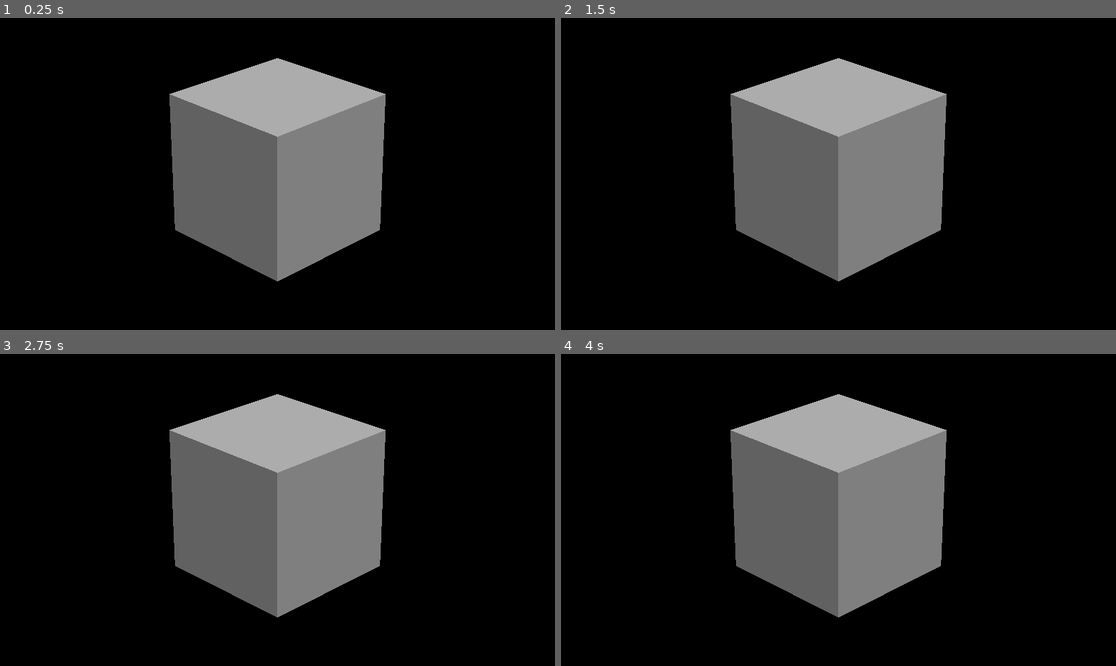
Above: before the commit, frames 1-4 (two rows, left to right).
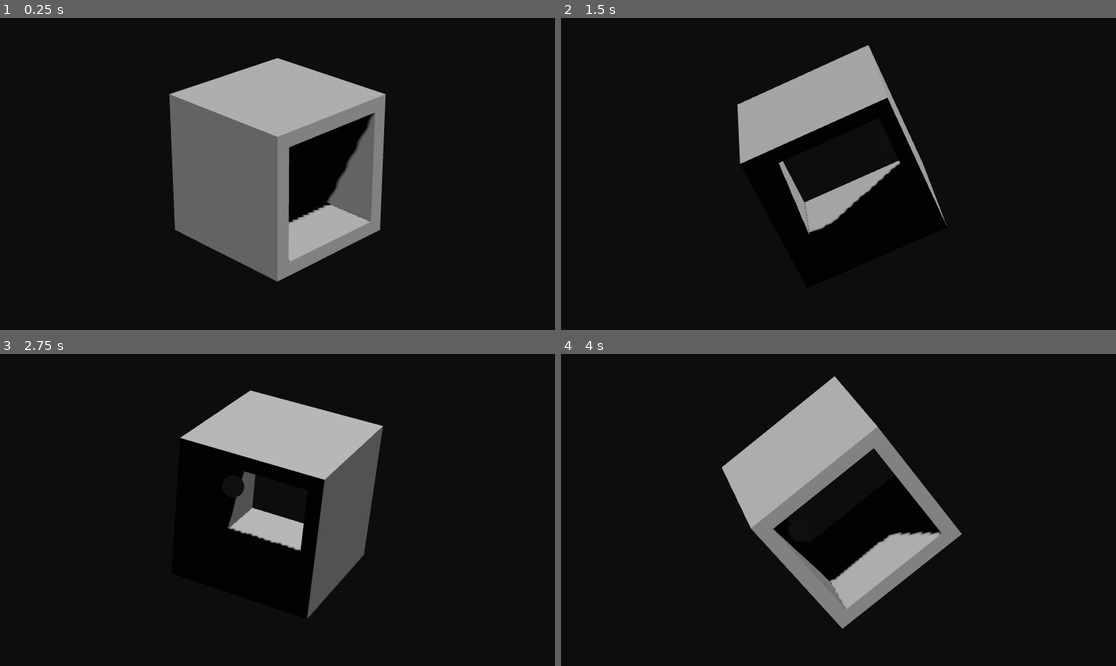
Above: after the commit, the same moments.

Repository: TheNickOfTime/design-challenge-nov
Game: Godot game, scene res://Scenes/puzzle_box_test.tscn
The game is run twice, just before and just after one commit, with the same random seed, the same clock (stepped at 60 frames per second) and the same inputs.
Inputs (mouse positions are in pixels of both pictures, inside the frame that each line leads up to):
- Up to frame 1 (0.25 s): no input
- Up to frame 2 (1.5 s): tap Enter at 0.5 s; move the mouse to (960, 158) at 0.52 s; hold D (rotate_cube_right, bound only after the commit) 0.53-1.28 s; hold Up (rotate_cube, bound only after the commit) 0.53-1.28 s; click (960, 158) at 0.67 s; move the mouse to (727, 189) at 1.27 s; hold S (rotate_cube_down, bound only after the commit) from 1.28 s (still down); tap Up (rotate_cube, bound only after the commit) at 1.35 s; click (727, 189) at 1.42 s
- Up to frame 3 (2.75 s): move the mouse to (333, 441) at 2.02 s; release S (rotate_cube_down, bound only after the commit) at 2.03 s; hold D (rotate_cube_right, bound only after the commit) from 2.03 s (still down); hold Up (rotate_cube, bound only after the commit) from 2.03 s (still down); click (333, 441) at 2.17 s
- Up to frame 4 (4 s): move the mouse to (810, 572) at 2.77 s; release D (rotate_cube_right, bound only after the commit) at 2.78 s; release Up (rotate_cube, bound only after the commit) at 2.78 s; hold W (rotate_cube_up, bound only after the commit) 2.78-3.53 s; tap Up (rotate_cube, bound only after the commit) at 2.85 s; click (810, 572) at 2.92 s; move the mouse to (1005, 556) at 3.52 s; hold A (rotate_cube_left, bound only after the commit) from 3.53 s (still down); hold Up (rotate_cube, bound only after the commit) from 3.53 s (still down); click (1005, 556) at 3.67 s

The runs differ from the first frame. In frame 1, 5.6% of the frame differs, in the area x 30-70%, y 12-85%; in frame 2, 19%, in the area x 30-70%, y 8-85%; in frame 3, 17%; in frame 4, 18%.

Commit message:
Changed the camera to rotate around the box, rather than rotate the cube. Also started setting up player physics.

Diff:
--- a/Scenes/puzzle_box_test.tscn
+++ b/Scenes/puzzle_box_test.tscn
@@ -1,6 +1,8 @@
-[gd_scene load_steps=6 format=3 uid="uid://csagjjk6ddfsw"]
+[gd_scene load_steps=12 format=3 uid="uid://w8imssnhdjig"]
 
 [ext_resource type="Script" path="res://Scripts/PuzzleBox.gd" id="1_f23ct"]
+[ext_resource type="Script" path="res://Scripts/PuzzleBoxCamera.gd" id="2_3wgyy"]
+[ext_resource type="Script" path="res://Scripts/PuzzlePlayer.gd" id="2_x8804"]
 
 [sub_resource type="ProceduralSkyMaterial" id="ProceduralSkyMaterial_pxw3g"]
 sky_horizon_color = Color(0.64625, 0.65575, 0.67075, 1)
@@ -11,10 +13,22 @@
 
 [sub_resource type="Environment" id="Environment_iay8a"]
 background_mode = 1
+background_color = Color(0.05, 0.05, 0.05, 1)
 sky = SubResource("Sky_p6hvu")
 tonemap_mode = 2
+sdfgi_enabled = true
 
-[sub_resource type="BoxMesh" id="BoxMesh_jq54r"]
+[sub_resource type="BoxMesh" id="BoxMesh_iw6lo"]
+
+[sub_resource type="BoxShape3D" id="BoxShape3D_a7t2x"]
+
+[sub_resource type="SphereMesh" id="SphereMesh_svwbw"]
+
+[sub_resource type="StandardMaterial3D" id="StandardMaterial3D_pnyq7"]
+metallic_specular = 0.0
+emission = Color(0.05, 0.05, 0.05, 1)
+
+[sub_resource type="SphereShape3D" id="SphereShape3D_rtfrl"]
 
 [node name="puzzle_box_test" type="Node3D"]
 
@@ -26,15 +40,72 @@
 shadow_enabled = true
 
 [node name="PuzzleBox" type="MeshInstance3D" parent="." node_paths=PackedStringArray("camera", "marker")]
-mesh = SubResource("BoxMesh_jq54r")
 skeleton = NodePath("../CameraPivot/Camera3D")
 script = ExtResource("1_f23ct")
 camera = NodePath("../CameraPivot/Camera3D")
 marker = NodePath("")
 
+[node name="Geometry" type="Node3D" parent="PuzzleBox"]
+
+[node name="Area3D" type="StaticBody3D" parent="PuzzleBox/Geometry"]
+transform = Transform3D(1, 0, 0, 0, 0.1, 0, 0, 0, 1, 0, -0.450205, 0)
+
+[node name="MeshInstance3D" type="MeshInstance3D" parent="PuzzleBox/Geometry/Area3D"]
+mesh = SubResource("BoxMesh_iw6lo")
+skeleton = NodePath("../../..")
+
+[node name="CollisionShape3D" type="CollisionShape3D" parent="PuzzleBox/Geometry/Area3D"]
+shape = SubResource("BoxShape3D_a7t2x")
+
+[node name="Area3D2" type="StaticBody3D" parent="PuzzleBox/Geometry"]
+transform = Transform3D(1, 0, 0, 0, 0.1, 0, 0, 0, 1, 0, 0.449515, 0)
+
+[node name="MeshInstance3D" type="MeshInstance3D" parent="PuzzleBox/Geometry/Area3D2"]
+mesh = SubResource("BoxMesh_iw6lo")
+skeleton = NodePath("../../..")
+
+[node name="CollisionShape3D" type="CollisionShape3D" parent="PuzzleBox/Geometry/Area3D2"]
+shape = SubResource("BoxShape3D_a7t2x")
+
+[node name="Area3D3" type="StaticBody3D" parent="PuzzleBox/Geometry"]
+transform = Transform3D(-4.37114e-08, 0.1, 0, -1, -4.37114e-09, 0, 0, 0, 1, -0.44986, -0.000344823, 0)
+
+[node name="MeshInstance3D" type="MeshInstance3D" parent="PuzzleBox/Geometry/Area3D3"]
+mesh = SubResource("BoxMesh_iw6lo")
+skeleton = NodePath("../../..")
+
+[node name="CollisionShape3D" type="CollisionShape3D" parent="PuzzleBox/Geometry/Area3D3"]
+shape = SubResource("BoxShape3D_a7t2x")
+
+[node name="Area3D4" type="StaticBody3D" parent="PuzzleBox/Geometry"]
+transform = Transform3D(-4.37114e-08, 0.1, 0, -1, -4.37114e-09, 0, 0, 0, 1, 0.44986, -0.000344862, 0)
+
+[node name="MeshInstance3D" type="MeshInstance3D" parent="PuzzleBox/Geometry/Area3D4"]
+mesh = SubResource("BoxMesh_iw6lo")
+skeleton = NodePath("../../..")
+
+[node name="CollisionShape3D" type="CollisionShape3D" parent="PuzzleBox/Geometry/Area3D4"]
+shape = SubResource("BoxShape3D_a7t2x")
+
+[node name="Player" type="RigidBody3D" parent="PuzzleBox"]
+lock_rotation = true
+script = ExtResource("2_x8804")
+
+[node name="MeshInstance3D" type="MeshInstance3D" parent="PuzzleBox/Player"]
+transform = Transform3D(0.15, 0, 0, 0, 0.15, 0, 0, 0, 0.15, 0, 0, 0)
+mesh = SubResource("SphereMesh_svwbw")
+surface_material_override/0 = SubResource("StandardMaterial3D_pnyq7")
+
+[node name="CollisionShape3D" type="CollisionShape3D" parent="PuzzleBox/Player"]
+transform = Transform3D(0.15, -4.02849e-05, -1.89129e-05, 4.02848e-05, 0.15, -4.58588e-07, 1.89131e-05, 4.5171e-07, 0.15, 0, 0, 0)
+shape = SubResource("SphereShape3D_rtfrl")
+
 [node name="CameraPivot" type="Node3D" parent="."]
+script = ExtResource("2_3wgyy")
 
 [node name="Camera3D" type="Camera3D" parent="CameraPivot"]
 transform = Transform3D(-0.707107, -0.298836, 0.640857, 0, 0.906308, 0.422618, -0.707107, 0.298836, -0.640857, 5.119, 3.3, -5.119)
 fov = 15.0
 size = 3.0
+
+[connection signal="rotate_event" from="PuzzleBox" to="PuzzleBox/Player" method="_on_puzzle_box_rotate_event"]
--- a/Scripts/PuzzleBox.gd
+++ b/Scripts/PuzzleBox.gd
@@ -1,4 +1,7 @@
 extends MeshInstance3D
+
+#Signals------------------------------------------------------------------------
+signal rotate_event(is_rotating : bool)
 
 #Export variables---------------------------------------------------------------
 @export var camera : Camera3D
@@ -10,69 +13,64 @@
 #Member Variables---------------------------------------------------------------
 var rotate_time : float = 0.75
 var is_rotating : bool = false
-
-var mouse_delta : Vector2
-var pan_speed : float = 0.25
-var pan_direction : int = 1
-var is_panning : bool = false
+var continue_rotating : bool = false
+var next_rot : Transform3D
 
 
 func _ready():
+	var players = get_tree().get_nodes_in_group("Player")
+	for player in players:
+		pass
+
+
+
+func _process(delta):
 	pass
 
 
-func _process(delta):
-	if(is_panning):
-		pan_cube(delta)
+func _input(event):
+
+	if event.is_action_pressed("rotate_cube"):
+
+		var new_rot : Transform3D
+
+		if event.is_action_pressed("rotate_cube_up"):
+			new_rot = transform.rotated(Vector3.RIGHT, rotate_degrees)
+		elif event.is_action_pressed("rotate_cube_down"):
+			new_rot = transform.rotated(Vector3.RIGHT, -rotate_degrees)
+		elif event.is_action_pressed("rotate_cube_left"):
+			new_rot = transform.rotated(Vector3.FORWARD, rotate_degrees)
+		elif event.is_action_pressed("rotate_cube_right"):
+			new_rot = transform.rotated(Vector3.FORWARD, -rotate_degrees)
+
+		if is_rotating:
+			continue_rotating = true
+
+		rotate_cube(new_rot)
 
 
-func _input(event):
-	if event is InputEventKey && event.is_pressed():
-		var key = event as InputEventKey
-		var new_rot : Transform3D
-
-		if key.keycode == KEY_UP:
-			new_rot = transform.rotated_local(Vector3.RIGHT, rotate_degrees)
-		elif key.keycode == KEY_DOWN:
-			new_rot = transform.rotated_local(Vector3.RIGHT, -rotate_degrees)
-		elif key.keycode == KEY_LEFT:
-			new_rot = transform.rotated_local(Vector3.FORWARD, rotate_degrees)
-		elif key.keycode == KEY_RIGHT:
-			new_rot = transform.rotated_local(Vector3.FORWARD, -rotate_degrees)
-
-		rotate_direction()
-		rotate_cube(new_rot)
-
-	if event is InputEventMouseButton:
-		var mouse_button = event as InputEventMouseButton
-		is_panning = mouse_button.is_pressed()
-
-	elif event is InputEventMouseMotion:
-		var mouse_motion = event as InputEventMouseMotion
-		mouse_delta = event.relative
 
 func rotate_cube(new_rotation : Transform3D):
 	if is_rotating: return
 	is_rotating = true
+	emit_signal("rotate_event", true)
 
+	# Wait for rotation to happen
 	var tween = get_tree().create_tween()
 	tween.tween_property(self, "transform", new_rotation, rotate_time)
+	await tween.finished
 
-	await tween.finished
+	if continue_rotating:
+		continue_rotating = false
+		is_rotating = false
+		rotate_cube(transform.rotated(Vector3.FORWARD, -rotate_degrees))
+		return
+
 	is_rotating = false
+	emit_signal("rotate_event", false)
 
 
-func rotate_direction():
-	var new_rot : Transform3D
-	var cube_dir : Vector3 = transform.basis.z
-	var camera_dir : Vector3 = Vector3(camera.basis.z.x, 0, camera.basis.z.z)
-#	var new_dir : Vector3 = (cube_dir - camera_dir).normalized()
-
-#	marker.position = new_dir
-
-
-	print(cube_dir.angle_to(camera_dir))
-
-
-func pan_cube(delta : float):
-	rotate_y(mouse_delta.x * pan_direction * pan_speed * delta)
+# func rotate_direction():
+# 	var new_rot : Transform3D
+# 	var cube_dir : Vector3 = transform.basis.z
+# 	var camera_dir : Vector3 = Vector3(camera.basis.z.x, 0, camera.basis.z.z)
--- /dev/null
+++ b/Scripts/PuzzleBoxCamera.gd
@@ -0,0 +1,30 @@
+extends Node3D
+
+
+var mouse_delta : Vector2
+var pan_speed : float = 0.25
+var pan_direction : int = -1
+var is_panning : bool = false
+
+
+func _ready():
+	pass # Replace with function body.
+
+
+func _process(delta):
+	if(is_panning):
+		pan_cube(delta)
+
+
+func _input(event):
+	if event is InputEventMouseButton:
+		var mouse_button = event as InputEventMouseButton
+		is_panning = mouse_button.is_pressed()
+
+	elif event is InputEventMouseMotion:
+		# var mouse_motion = event as InputEventMouseMotion
+		mouse_delta = event.relative
+
+
+func pan_cube(delta : float):
+	rotate_y(mouse_delta.x * pan_direction * pan_speed * delta)
--- /dev/null
+++ b/Scripts/PuzzlePlayer.gd
@@ -0,0 +1,13 @@
+extends RigidBody3D
+
+
+func _ready():
+	pass
+
+
+func _process(delta):
+	pass
+
+
+func _on_puzzle_box_rotate_event(is_rotating : bool):
+	self.sleeping = is_rotating
--- a/project.godot
+++ b/project.godot
@@ -14,3 +14,46 @@
 run/main_scene="res://Scenes/puzzle_box_test.tscn"
 config/features=PackedStringArray("4.0", "Forward Plus")
 config/icon="res://icon.svg"
+
+[input]
+
+rotate_cube={
+"deadzone": 0.5,
+"events": [Object(InputEventKey,"resource_local_to_scene":false,"resource_name":"","device":0,"window_id":0,"alt_pressed":false,"shift_pressed":false,"ctrl_pressed":false,"meta_pressed":false,"pressed":false,"keycode":0,"physical_keycode":4194320,"unicode":0,"echo":false,"script":null)
+, Object(InputEventKey,"resource_local_to_scene":false,"resource_name":"","device":0,"window_id":0,"alt_pressed":false,"shift_pressed":false,"ctrl_pressed":false,"meta_pressed":false,"pressed":false,"keycode":0,"physical_keycode":4194322,"unicode":0,"echo":false,"script":null)
+, Object(InputEventKey,"resource_local_to_scene":false,"resource_name":"","device":0,"window_id":0,"alt_pressed":false,"shift_pressed":false,"ctrl_pressed":false,"meta_pressed":false,"pressed":false,"keycode":0,"physical_keycode":4194319,"unicode":0,"echo":false,"script":null)
+, Object(InputEventKey,"resource_local_to_scene":false,"resource_name":"","device":0,"window_id":0,"alt_pressed":false,"shift_pressed":false,"ctrl_pressed":false,"meta_pressed":false,"pressed":false,"keycode":0,"physical_keycode":4194321,"unicode":0,"echo":false,"script":null)
+, Object(InputEventKey,"resource_local_to_scene":false,"resource_name":"","device":0,"window_id":0,"alt_pressed":false,"shift_pressed":false,"ctrl_pressed":false,"meta_pressed":false,"pressed":false,"keycode":0,"physical_keycode":87,"unicode":0,"echo":false,"script":null)
+, Object(InputEventKey,"resource_local_to_scene":false,"resource_name":"","device":0,"window_id":0,"alt_pressed":false,"shift_pressed":false,"ctrl_pressed":false,"meta_pressed":false,"pressed":false,"keycode":0,"physical_keycode":83,"unicode":0,"echo":false,"script":null)
+, Object(InputEventKey,"resource_local_to_scene":false,"resource_name":"","device":0,"window_id":0,"alt_pressed":false,"shift_pressed":false,"ctrl_pressed":false,"meta_pressed":false,"pressed":false,"keycode":0,"physical_keycode":65,"unicode":0,"echo":false,"script":null)
+, Object(InputEventKey,"resource_local_to_scene":false,"resource_name":"","device":0,"window_id":0,"alt_pressed":false,"shift_pressed":false,"ctrl_pressed":false,"meta_pressed":false,"pressed":false,"keycode":0,"physical_keycode":68,"unicode":0,"echo":false,"script":null)
+]
+}
+rotate_cube_up={
+"deadzone": 0.5,
+"events": [Object(InputEventKey,"resource_local_to_scene":false,"resource_name":"","device":0,"window_id":0,"alt_pressed":false,"shift_pressed":false,"ctrl_pressed":false,"meta_pressed":false,"pressed":false,"keycode":0,"physical_keycode":87,"unicode":0,"echo":false,"script":null)
+, Object(InputEventKey,"resource_local_to_scene":false,"resource_name":"","device":0,"window_id":0,"alt_pressed":false,"shift_pressed":false,"ctrl_pressed":false,"meta_pressed":false,"pressed":false,"keycode":0,"physical_keycode":4194320,"unicode":0,"echo":false,"script":null)
+]
+}
+rotate_cube_down={
+"deadzone": 0.5,
+"events": [Object(InputEventKey,"resource_local_to_scene":false,"resource_name":"","device":0,"window_id":0,"alt_pressed":false,"shift_pressed":false,"ctrl_pressed":false,"meta_pressed":false,"pressed":false,"keycode":0,"physical_keycode":83,"unicode":0,"echo":false,"script":null)
+, Object(InputEventKey,"resource_local_to_scene":false,"resource_name":"","device":0,"window_id":0,"alt_pressed":false,"shift_pressed":false,"ctrl_pressed":false,"meta_pressed":false,"pressed":false,"keycode":0,"physical_keycode":4194322,"unicode":0,"echo":false,"script":null)
+]
+}
+rotate_cube_left={
+"deadzone": 0.5,
+"events": [Object(InputEventKey,"resource_local_to_scene":false,"resource_name":"","device":0,"window_id":0,"alt_pressed":false,"shift_pressed":false,"ctrl_pressed":false,"meta_pressed":false,"pressed":false,"keycode":0,"physical_keycode":65,"unicode":0,"echo":false,"script":null)
+, Object(InputEventKey,"resource_local_to_scene":false,"resource_name":"","device":0,"window_id":0,"alt_pressed":false,"shift_pressed":false,"ctrl_pressed":false,"meta_pressed":false,"pressed":false,"keycode":0,"physical_keycode":4194319,"unicode":0,"echo":false,"script":null)
+]
+}
+rotate_cube_right={
+"deadzone": 0.5,
+"events": [Object(InputEventKey,"resource_local_to_scene":false,"resource_name":"","device":0,"window_id":0,"alt_pressed":false,"shift_pressed":false,"ctrl_pressed":false,"meta_pressed":false,"pressed":false,"keycode":0,"physical_keycode":68,"unicode":0,"echo":false,"script":null)
+, Object(InputEventKey,"resource_local_to_scene":false,"resource_name":"","device":0,"window_id":0,"alt_pressed":false,"shift_pressed":false,"ctrl_pressed":false,"meta_pressed":false,"pressed":false,"keycode":0,"physical_keycode":4194321,"unicode":0,"echo":false,"script":null)
+]
+}
+
+[rendering]
+
+anti_aliasing/quality/msaa_3d=1
